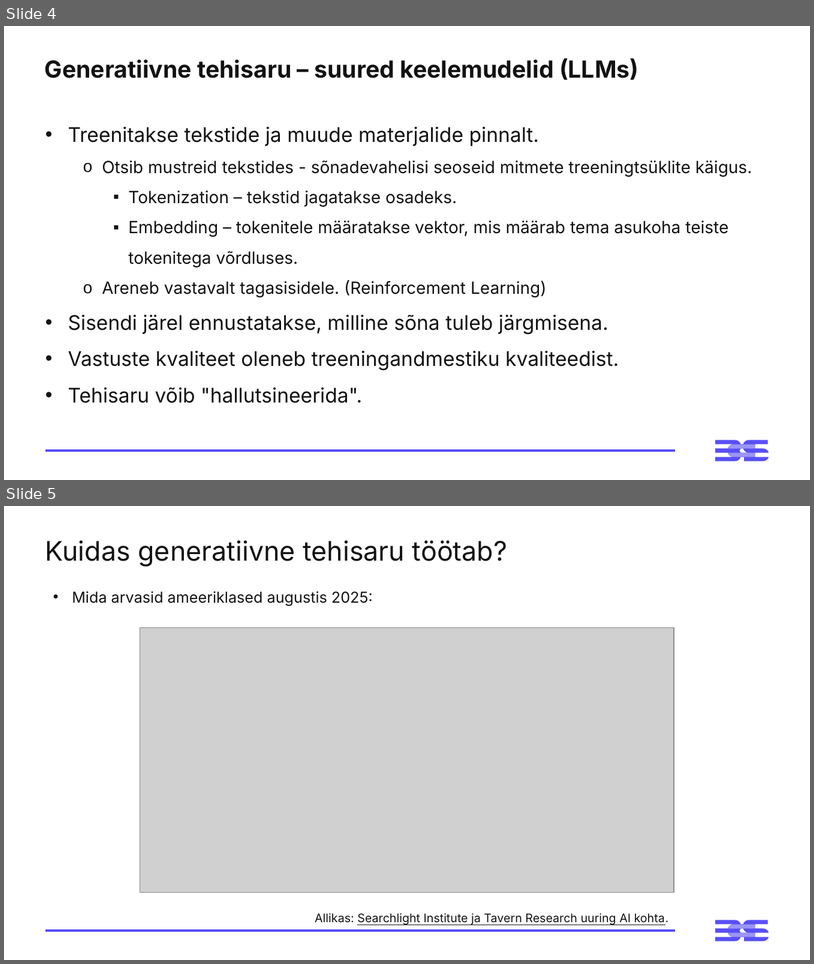
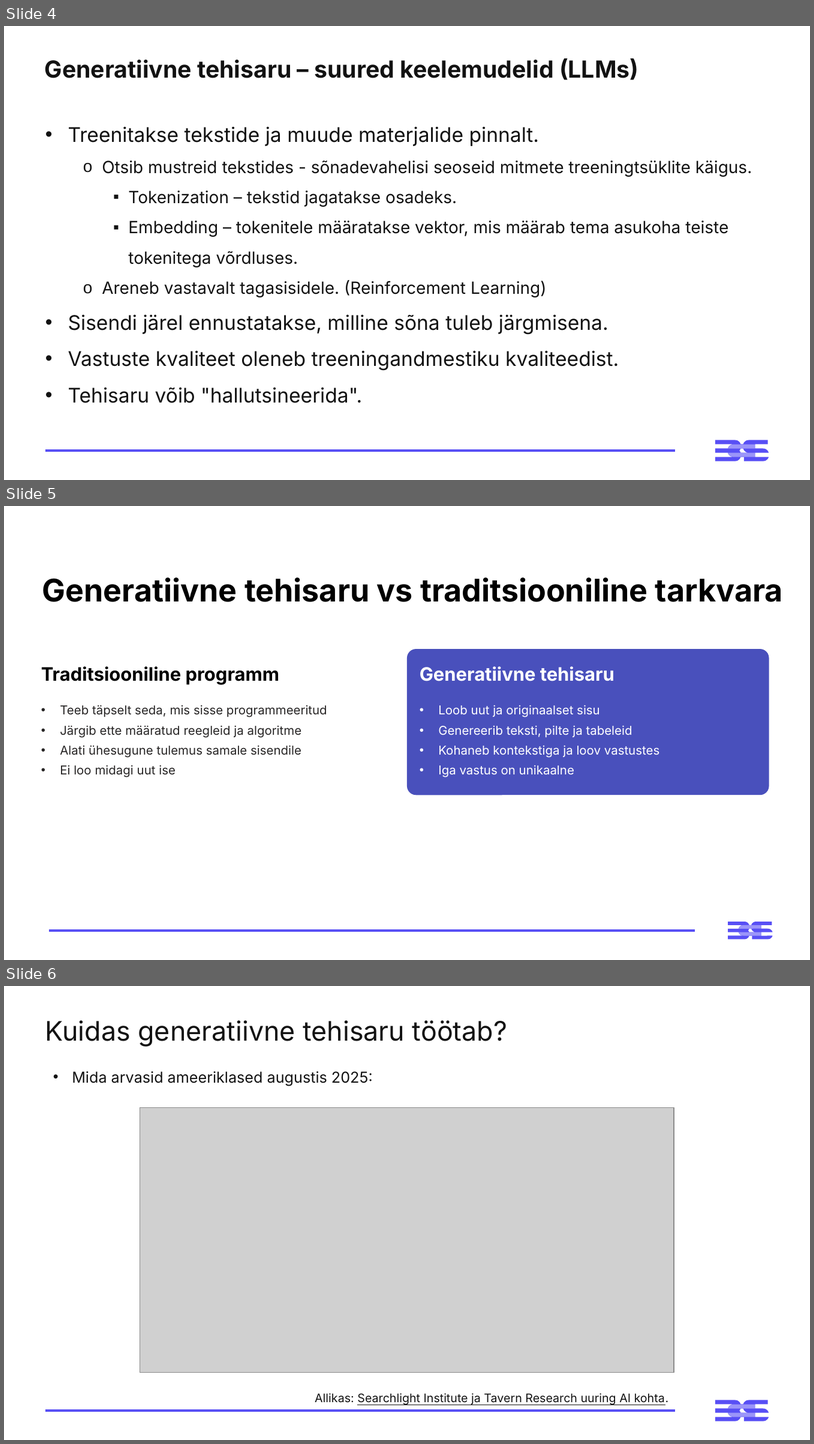
Before and after one commit to virverani/andmetarkus_2026_kevad, a slide deck: Day15/15-paev-andmetarkus-esitlus.pptx. Shown one above the other, each under a label of ours: slides 4 and 5 before the commit, slides 4, 5 and 6 after it. The pictures are 814x964 and 814x1444 pixels, drawn with LibreOffice and Linux fonts; fonts in the diff are those of the drawing; grey boxes stand for pictures. Boxes give left, top, right and bottom in pixels: in the first picture for what was removed or moved away, otherwise in the second. Text is boxed around its words. In the diff, an @@ line names an element or a change of style, - is before the commit and + after.

```diff
--- a/Day15/15-paev-andmetarkus-esitlus.pptx
+++ b/Day15/15-paev-andmetarkus-esitlus.pptx
@@ slide 5 added at (4, 506, 810, 960), background #000000 @@
@@ rectangle added at (4, 506, 810, 960), fill #FFFFFF @@
@@ text added at (42, 577, 783, 602), 37.1 pt, text #000000, bold @@
+Generatiivne tehisaru vs traditsiooniline tarkvara
@@ rounded rectangle added at (408, 649, 770, 795), fill #4950BC @@
@@ text added at (41, 666, 279, 684), 22.1 pt, text #000000, bold @@
+Traditsiooniline programm
@@ text added at (420, 666, 615, 681), 22.1 pt, text #FFFFFF, bold @@
+Generatiivne tehisaru
@@ text added at (60, 705, 327, 777), 14.6 pt, text #272525 @@
+• Teeb täpselt seda, mis sisse programmeeritud
+• Järgib ette määratud reegleid ja algoritme
+• Alati ühesugune tulemus samale sisendile
+• Ei loo midagi uut ise
@@ text added at (438, 705, 660, 777), 14.6 pt, text #FFFFFF @@
+• Loob uut ja originaalset sisu
+• Genereerib teksti, pilte ja tabeleid
+• Kohaneb kontekstiga ja loov vastustes
+• Iga vastus on unikaalne
@@ line added from (49, 930) to (695, 930), #584FF5 3 pt @@
@@ freeform shape added at (729, 922, 773, 939), fill #584FF5 @@
@@ freeform shape added at (739, 925, 761, 935), fill #9B95F9 @@
@@ what was slide 5 is now slide 6 @@
```
Also in this commit, not shown: 4 other files.
